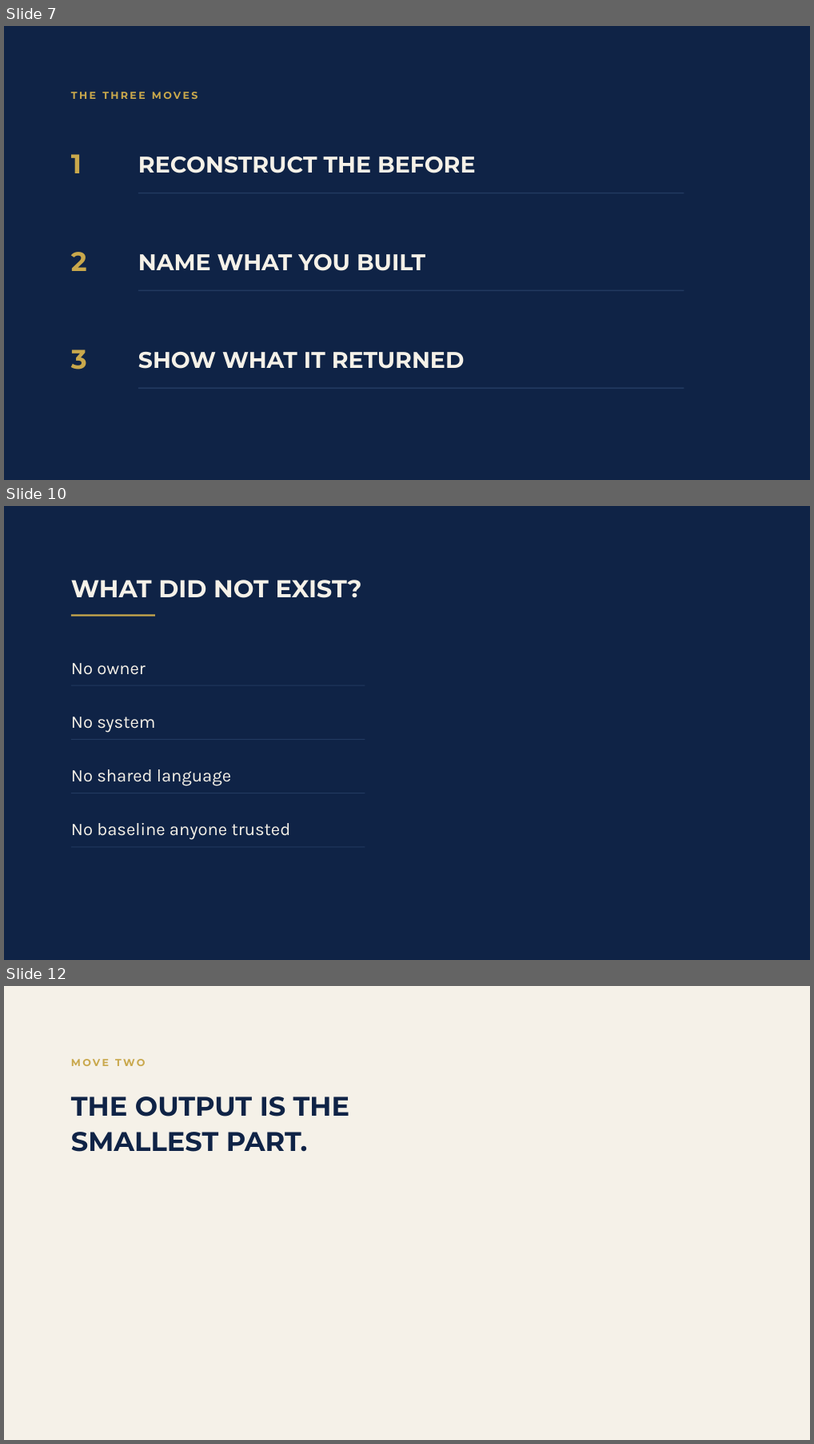
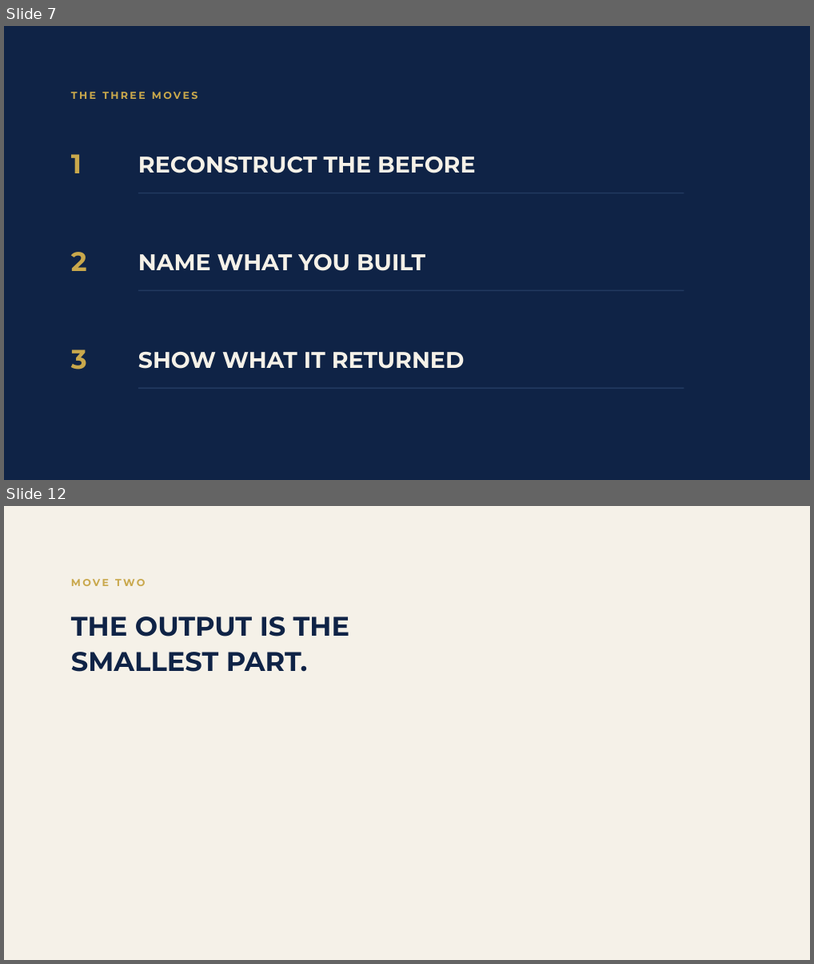
Before and after one commit to temidanielle/temidayoafonja-site, a slide deck: deliverables/video-7-slides/out/Video_7_Reveal_Builds.pptx. Shown one above the other, each under a label of ours: slides 7, 10 and 12 before the commit, slides 7 and 12 after it; the slides between them are not shown. The pictures are 814x1444 and 814x964 pixels, drawn with LibreOffice and Linux fonts; fonts in the diff are those of the drawing. Boxes give left, top, right and bottom in pixels: in the first picture for what was removed or moved away, otherwise in the second. Text is boxed around its words. In the diff, an @@ line names an element or a change of style, - is before the commit and + after.

```diff
--- a/deliverables/video-7-slides/out/Video_7_Reveal_Builds.pptx
+++ b/deliverables/video-7-slides/out/Video_7_Reveal_Builds.pptx
@@ slide 10 removed at [4,506,810,960], background #0F2346 @@
@@ text removed at [71,580,362,598] @@
-WHAT DID NOT EXIST?
@@ rectangle removed at [71,614,155,616] @@
@@ text removed at [71,663,146,675] @@
-No owner
@@ rectangle removed at [71,685,365,686] @@
@@ text removed at [71,716,155,732] @@
-No system
@@ rectangle removed at [71,739,365,740] @@
@@ text removed at [71,769,231,786] @@
-No shared language
@@ rectangle removed at [71,792,365,793] @@
@@ text removed at [71,823,291,840] @@
-No baseline anyone trusted
@@ rectangle removed at [71,846,365,847] @@
```
Also in this commit, not shown: 3 slides changed, 4 slides added, 3 other slides removed, 26 other files.
